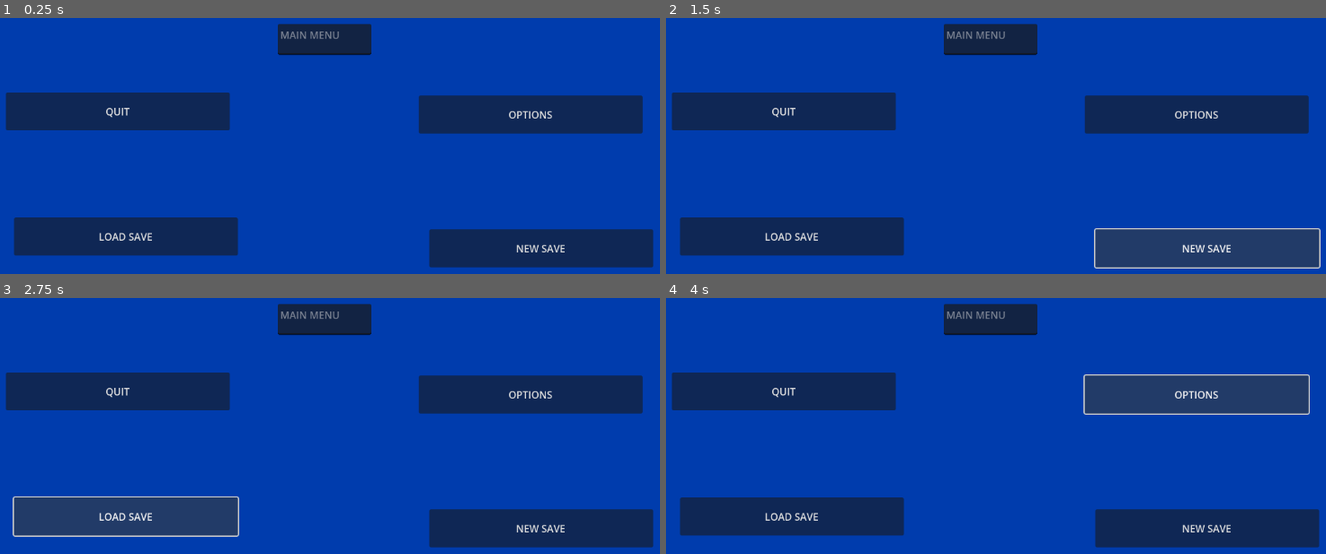
Above: before the commit, frames 1-4 (two rows, left to right).
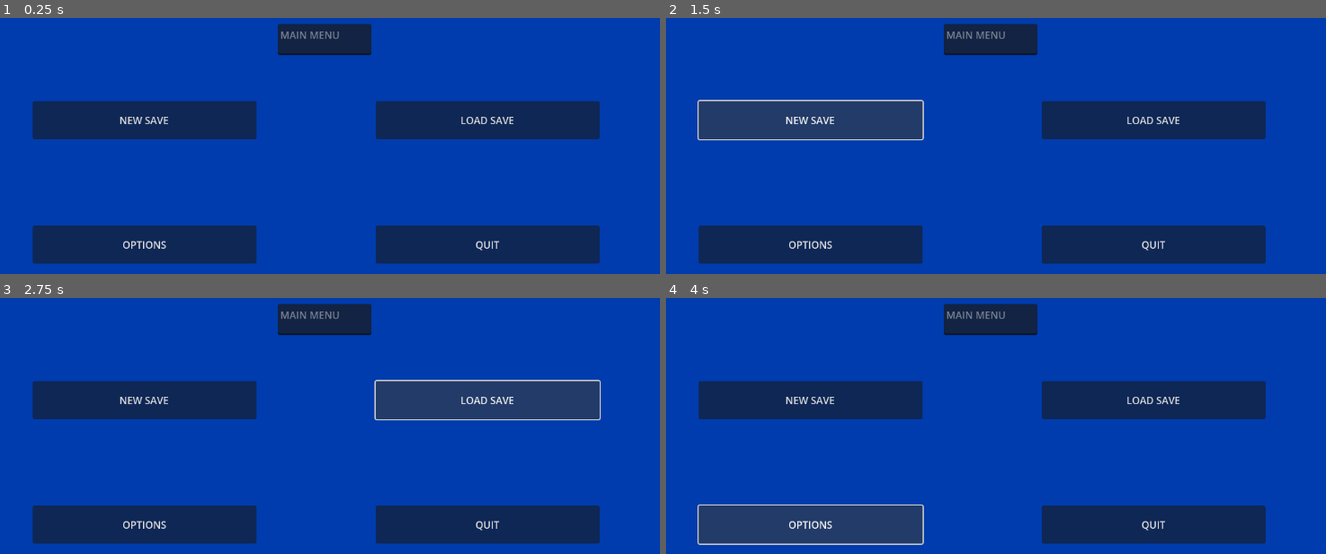
Above: after the commit, the same moments.

Repository: gmuGADIG/DEADSHOT
Game: Godot game, scene res://menu/main_menu_scene.tscn
The game is run twice, just before and just after one commit, with the same random seed, the same clock (stepped at 60 frames per second) and the same inputs. This scene is started directly instead of the project's main scene.
Inputs:
- Up to frame 1 (0.25 s): no input
- Up to frame 2 (1.5 s): tap Enter at 0.5 s; hold D (move_right) 0.53-1.25 s; click "NEW SAVE" at 1.25 s
- Up to frame 3 (2.75 s): click "LOAD SAVE" at 2 s
- Up to frame 4 (4 s): click "OPTIONS" at 2.75 s; hold S (move_down) from 3.53 s (still down)

The runs differ from the first frame. In frame 1, 14% of the frame differs, in the area x 0-100%, y 29-98%; in frame 2, 14%; in frame 3, 14%; in frame 4, 14%.

Commit message:
Update main_menu_scene.tscn
Main Menu UI

Diff:
--- a/menu/main_menu_scene.tscn
+++ b/menu/main_menu_scene.tscn
@@ -12,36 +12,36 @@
 
 [node name="Button" type="Button" parent="."]
 layout_mode = 0
-offset_left = 736.0
-offset_top = 406.0
-offset_right = 1095.0
-offset_bottom = 467.0
+offset_left = 100.0
+offset_top = 200.0
+offset_right = 459.0
+offset_bottom = 261.0
 text = "NEW SAVE
 "
 
 [node name="Button2" type="Button" parent="."]
 layout_mode = 0
-offset_left = 70.0
-offset_top = 387.0
-offset_right = 429.0
-offset_bottom = 448.0
+offset_left = 650.0
+offset_top = 200.0
+offset_right = 1009.0
+offset_bottom = 261.0
 text = "LOAD SAVE
 "
 
 [node name="Button3" type="Button" parent="."]
 layout_mode = 0
-offset_left = 719.0
-offset_top = 191.0
-offset_right = 1078.0
-offset_bottom = 252.0
+offset_left = 100.0
+offset_top = 400.0
+offset_right = 459.0
+offset_bottom = 461.0
 text = "OPTIONS"
 
 [node name="Button4" type="Button" parent="."]
 layout_mode = 0
-offset_left = 57.0
-offset_top = 186.0
-offset_right = 416.0
-offset_bottom = 247.0
+offset_left = 650.0
+offset_top = 400.0
+offset_right = 1009.0
+offset_bottom = 461.0
 text = "QUIT"
 
 [node name="TextEdit" type="TextEdit" parent="."]
